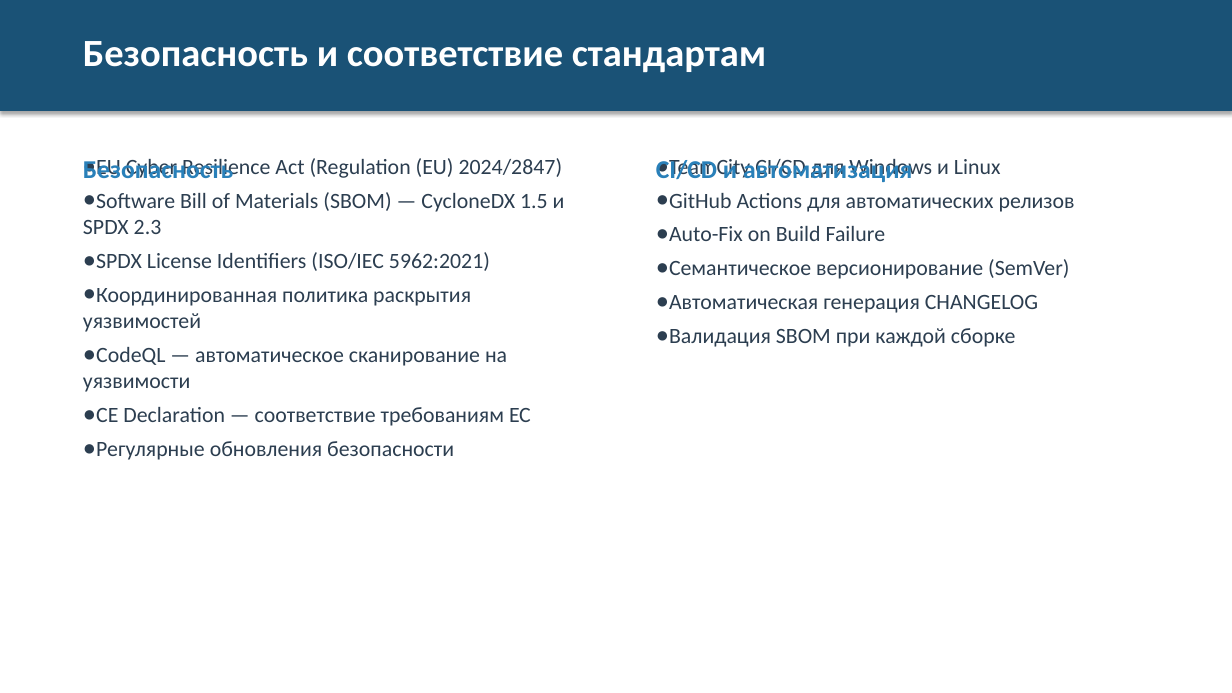
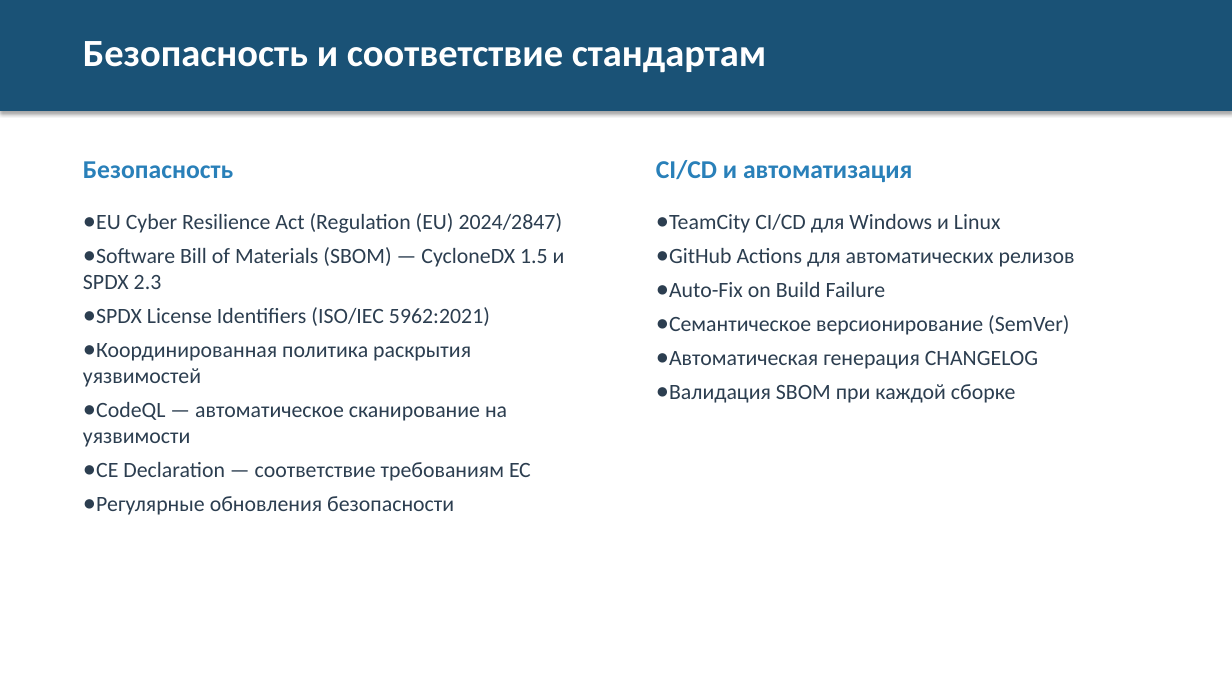
Before and after one commit to ImagingTools/ProLife, a slide deck: slide 10 of Docs/ProLife_Product_Description_MTC.pptx. Drawn at 1232x693 pixels with LibreOffice and Linux fonts; fonts in the diff are those of the drawing. Boxes give left, top, right and bottom in pixels: in the first picture for what was removed or moved away, otherwise in the second. Text is boxed around its words. In the diff, an @@ line names an element or a change of style, - is before the commit and + after.

```diff
--- a/Docs/ProLife_Product_Description_MTC.pptx
+++ b/Docs/ProLife_Product_Description_MTC.pptx
@@ text "EU Cyber Resilience Act (Regulation ...": place and size @@
-text "EU Cyber Resilience Act (Regulation ..." at (83,158,565,460)
+text "EU Cyber Resilience Act (Regulation ..." at (83,213,565,515)
@@ text "TeamCity CI/CD для Windows и ...": place and size @@
-text "TeamCity CI/CD для Windows и ..." at (669,159,1075,347)
+text "TeamCity CI/CD для Windows и ..." at (669,214,1075,403)
```
Also in this commit, not shown: 4 other slides changed, 1 other file.
